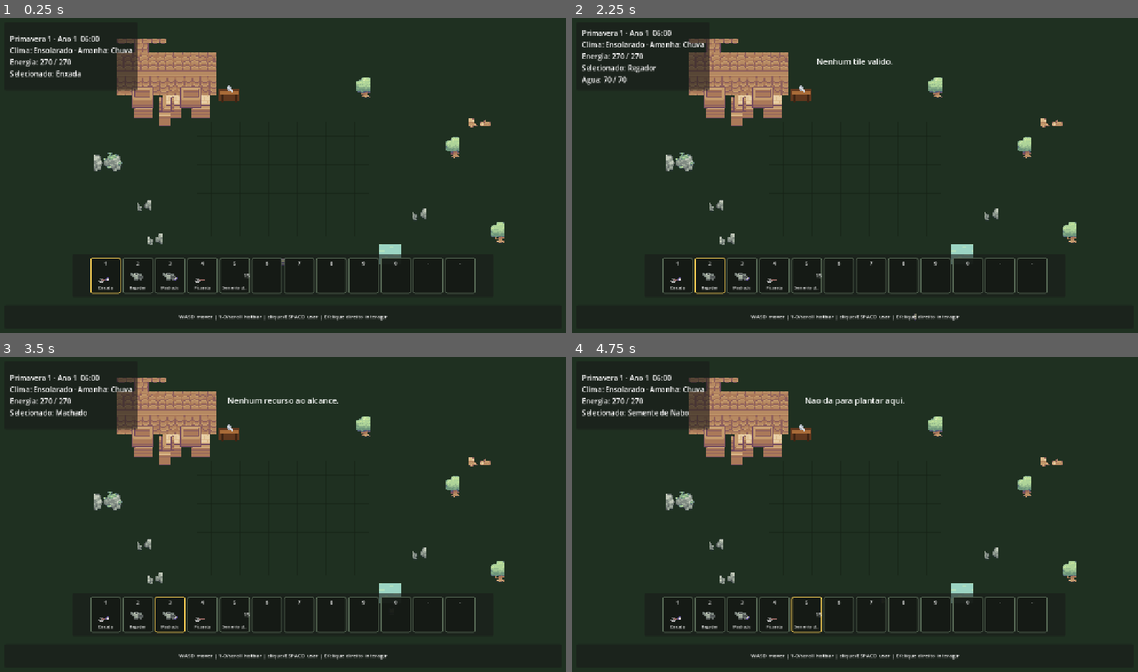
Above: before the commit, frames 1-4 (two rows, left to right).
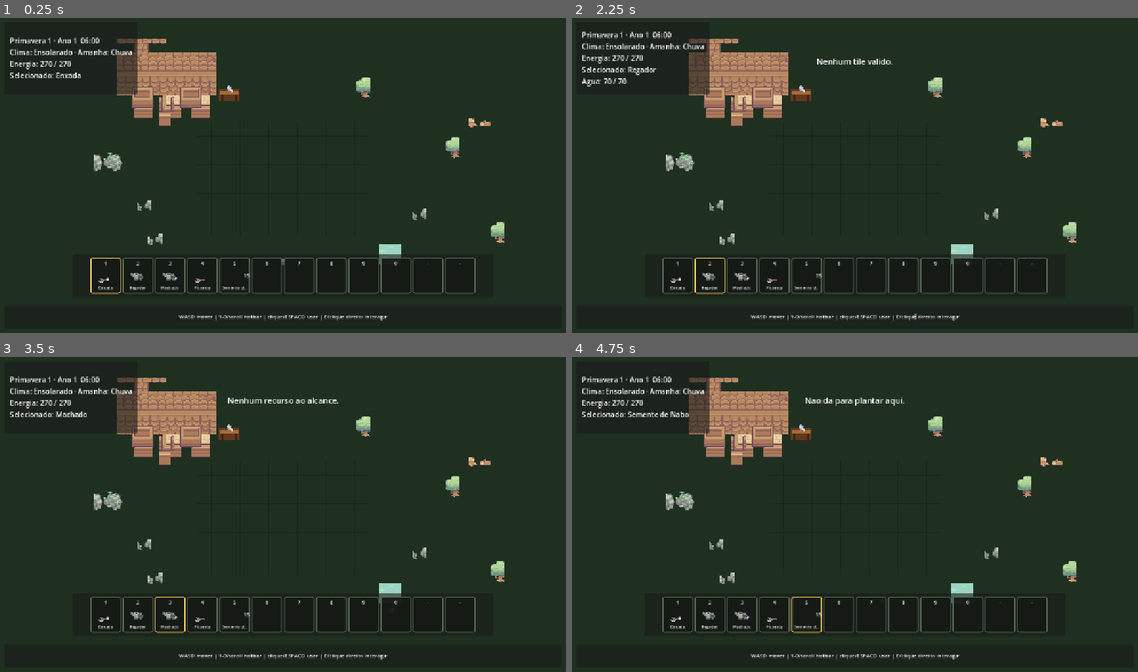
Above: after the commit, the same moments.

Repository: HelioConde/GameSlime
Game: Godot game, scene res://scenes/world/main.tscn
The game is run twice, just before and just after one commit, with the same random seed, the same clock (stepped at 60 frames per second) and the same inputs.
Inputs (mouse positions are in pixels of both pictures, inside the frame that each line leads up to):
- Up to frame 1 (0.25 s): no input
- Up to frame 2 (2.25 s): tap Enter at 0.5 s; move the mouse to (979, 159) at 0.52 s; hold D 0.53-1.28 s; tap E at 0.6 s; click (979, 159) at 0.67 s; tap Space at 0.77, 1.25, 1.52 s; move the mouse to (741, 191) at 1.27 s; hold S 1.28-2.03 s; tap 1 at 1.35 s; move the mouse to (911, 106) at 2.02 s; hold D from 2.03 s (still down); tap 2 at 2.1 s
- Up to frame 3 (3.5 s): move the mouse to (254, 577) at 2.77 s; release D at 2.78 s; hold W from 2.78 s (still down); tap 3 at 2.85 s; click (254, 577) at 2.92 s; tap Space at 3.02 s
- Up to frame 4 (4.75 s): tap Enter at 3.5 s; move the mouse to (1024, 561) at 3.52 s; release W at 3.53 s; hold A from 3.53 s (still down); tap 4 at 3.6 s; tap Space at 3.77, 4.25, 4.52 s; move the mouse to (685, 467) at 4.27 s; tap 5 at 4.35 s

The runs differ from the first frame. In frame 1, 0.9% of the frame differs, in the area x 1-25%, y 5-25%; in frame 2, 1.1%, in the area x 1-25%, y 3-25%; in frame 3, 0.9%; in frame 4, 1.0%.

Commit message:
chore: fit weather forecast in status HUD

Diff:
--- a/scenes/ui/game_hud.tscn
+++ b/scenes/ui/game_hud.tscn
@@ -9,7 +9,7 @@
 offset_left = 18.0
 offset_top = 18.0
 offset_right = 290.0
-offset_bottom = 170.0
+offset_bottom = 178.0
 
 [node name="Margin" type="MarginContainer" parent="StatusPanel"]
 theme_override_constants/margin_left = 12
